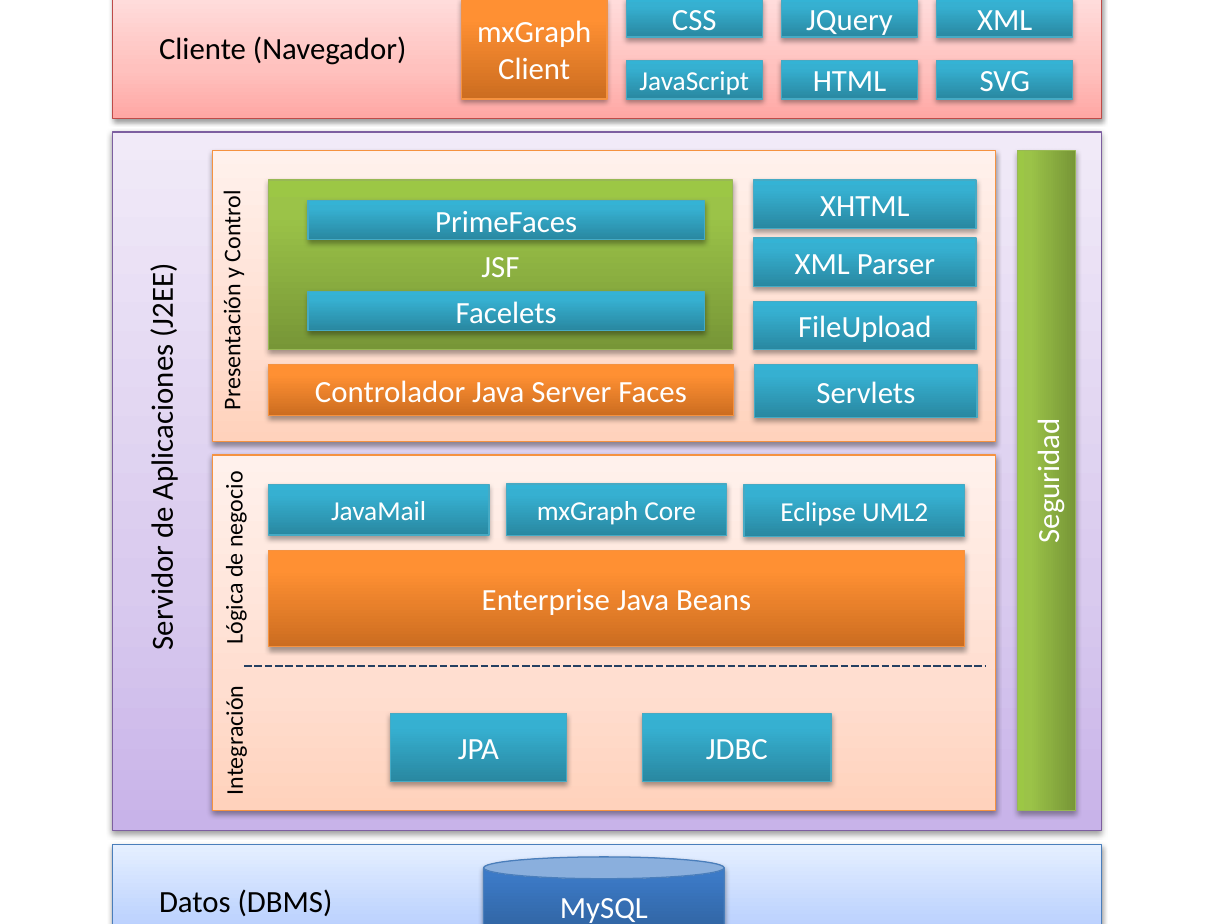
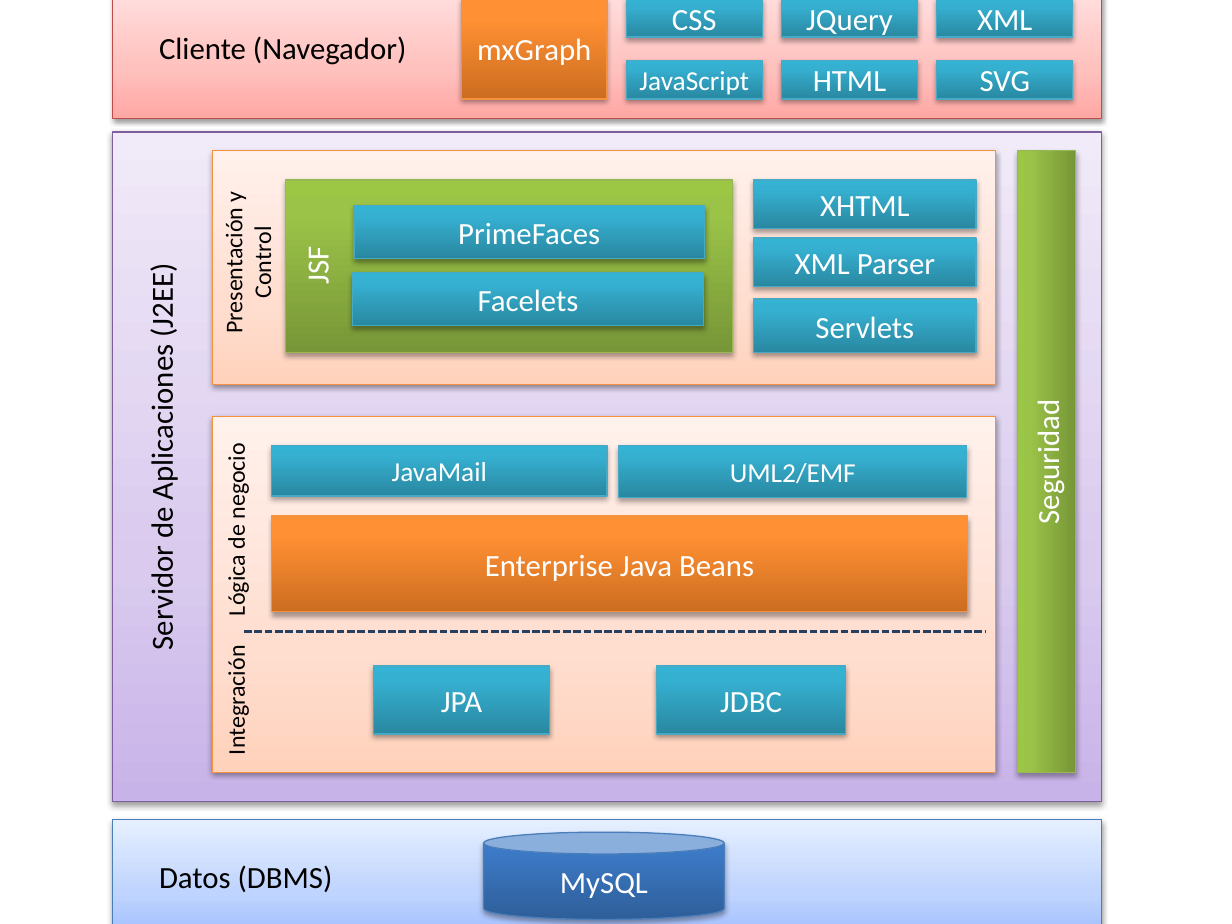
Before and after one commit to gldiazcardenas/CLASSModeler, a slide deck: slide 1 of documentation/CLASS Modeler - Architecture.pptx. Drawn at 1232x924 pixels with LibreOffice and Linux fonts; fonts in the diff are those of the drawing. Boxes give left, top, right and bottom in pixels: in the first picture for what was removed or moved away, otherwise in the second. Text is boxed around its words. In the diff, an @@ line names an element or a change of style, - is before the commit and + after.

```diff
--- a/documentation/CLASS Modeler - Architecture.pptx
+++ b/documentation/CLASS Modeler - Architecture.pptx
@@ text in rectangle at box(477, 38, 591, 65): text changed @@
-mxGraph Client
+mxGraph
@@ rectangle: place and size @@
-rectangle at box(112, 132, 1101, 830)
+rectangle at box(112, 132, 1101, 801)
@@ rectangle: place and size @@
-rectangle at box(212, 150, 995, 441)
+rectangle at box(212, 150, 995, 384)
@@ text "Presentación y Control" at box(220, 192, 277, 329): alignment left to centre @@
@@ rectangle "Seguridad": place and size @@
-rectangle "Seguridad" at box(1018, 152, 1076, 811)
+rectangle "Seguridad" at box(1018, 151, 1076, 772)
@@ rounded rectangle: place and size @@
-rounded rectangle at box(269, 180, 733, 350)
+rounded rectangle at box(286, 180, 733, 352)
@@ rounded rectangle "PrimeFaces": place and size @@
-rounded rectangle "PrimeFaces" at box(308, 201, 705, 239)
+rounded rectangle "PrimeFaces" at box(354, 206, 703, 259)
@@ text added at box(299, 249, 337, 283), 18 pt, text #FFFFFF @@
+JSF
@@ text in rounded rectangle at box(481, 257, 519, 277): text removed @@
-JSF
@@ rounded rectangle "Facelets": place and size @@
-rounded rectangle "Facelets" at box(308, 292, 705, 330)
+rounded rectangle "Facelets" at box(352, 272, 702, 325)
@@ rectangle "Servlets": place and size @@
-rectangle "Servlets" at box(755, 365, 977, 418)
+rectangle "Servlets" at box(754, 299, 976, 352)
@@ rectangle removed at box(754, 302, 976, 350) @@
-FileUpload
@@ rectangle removed at box(269, 365, 734, 416) @@
-Controlador Java Server Faces
@@ rectangle: place and size @@
-rectangle at box(212, 455, 995, 811)
+rectangle at box(212, 416, 995, 772)
@@ text "Lógica de negocio": place and size @@
-text "Lógica de negocio" at box(220, 478, 249, 642)
+text "Lógica de negocio" at box(222, 450, 251, 614)
@@ rectangle "JavaMail": place and size @@
-rectangle "JavaMail" at box(269, 484, 489, 535)
+rectangle "JavaMail" at box(271, 446, 606, 496)
@@ rectangle "UML2/EMF": place and size @@
-rectangle "UML2/EMF" at box(744, 484, 965, 536)
+rectangle "UML2/EMF" at box(618, 446, 967, 498)
@@ text in rectangle at box(730, 463, 856, 483): text changed @@
-Eclipse UML2
+UML2/EMF
@@ rectangle removed at box(506, 484, 727, 536) @@
-mxGraph Core
@@ rectangle "Enterprise Java Beans": place and size @@
-rectangle "Enterprise Java Beans" at box(269, 551, 965, 647)
+rectangle "Enterprise Java Beans" at box(271, 516, 967, 612)
@@ text "Integración": place and size @@
-text "Integración" at box(220, 698, 249, 793)
+text "Integración" at box(222, 658, 251, 752)
@@ line moved from (244, 667) - (986, 667) to (244, 632) - (986, 632) @@
@@ rectangle "JPA": place and size @@
-rectangle "JPA" at box(391, 713, 567, 781)
+rectangle "JPA" at box(373, 667, 549, 734)
@@ rectangle "JDBC": place and size @@
-rectangle "JDBC" at box(643, 713, 832, 781)
+rectangle "JDBC" at box(657, 667, 845, 734)
@@ rectangle "Datos (DBMS)": place and size @@
-rectangle "Datos (DBMS)" at box(112, 844, 1101, 924)
+rectangle "Datos (DBMS)" at box(112, 819, 1101, 924)
@@ cylinder "MySQL": place and size @@
-cylinder "MySQL" at box(484, 857, 724, 924)
+cylinder "MySQL" at box(484, 832, 724, 919)
```
Also in this commit, not shown: 2 other files.
